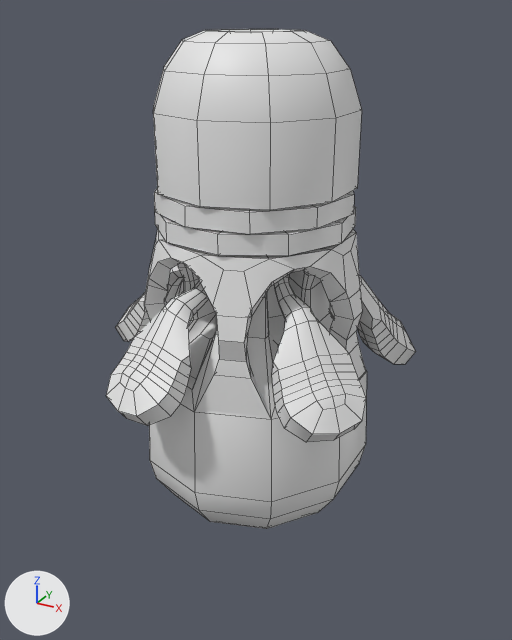
One commit to the FBX model Assets/Models/player/mining-lazer.fbx: the scene before it, then after it.
Camera for both pictures: a 50 mm lens placed at (0.662, -1.199, 0.99), pointed at (-0.009, 0.019, 0.38). Lighting does not change. The marker at lower left points along +X, +Y and +Z. Mesh edges are drawn as thin lines. Where no turn or scale is listed for an object, it has been applied to the vertices. Vertices at the same position are counted once.

Script lines for the objects in view, before the commit:
```python
me_cylinder = bpy.data.meshes.new('Cylinder')
me_cylinder.from_pydata(...)  # 1300 vertices, 1220 faces; spans x -0.347..0.304, y -0.338..0.338, z -0.017..0.954
ob_cylinder = bpy.data.objects.new('Cylinder', me_cylinder)
ob_cylinder.location = (0.0, 0.0, 0.0)
```
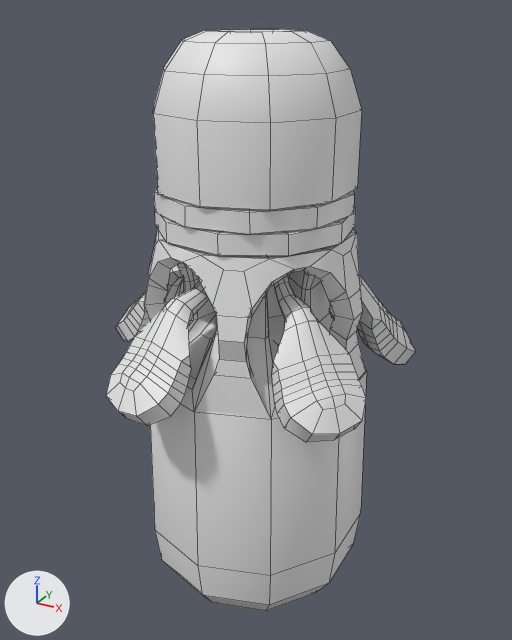
The newer file is also rescaled (x0.5) as a whole; pictures and numbers use the older file's frame.

What differs and where, as boxes (x1, y1, x2, y2) in the pictures (512 x 640 px; the box of a moved part takes in the faces that stretch with it):
```json
{"object": "Cylinder", "change": "reshaped", "before": [106, 29, 416, 529], "after": [106, 29, 416, 611], "on screen": "16% taller"}
{"part": 1, "of": "me_cylinder", "change": "moved or reshaped", "before": [157, 479, 332, 529], "after": [203, 583, 329, 611]}
{"part": 2, "of": "me_cylinder", "change": "moved or reshaped", "before": [149, 372, 367, 519], "after": [150, 372, 367, 605]}
```

Edits to the scene script, one JSON object a line:
```json
{"block": "me_cylinder", "where": "me_cylinder.from_pydata(...)  # 1300 vertices, 1220 faces; spans x -0.347..0.304, y -0.338..0.338, z -0.017..0.954"}
{"block": "me_cylinder", "where": "# used by ob_cylinder; location = (0.0, 0.0, 0.0)"}
{"block": "me_cylinder", "change": "me_cylinder part 1: all 70 vertices in x -0.225..0.225, y -0.236..0.236, z -0.017..0.1 are moved by (0.0, 0.0, -0.226)"}
{"block": "me_cylinder", "change": "me_cylinder part 2: all 10 vertices in x -0.236..0.236, y -0.248..0.248, z 0.111 are moved by (0.0, 0.0, -0.186)"}
```
